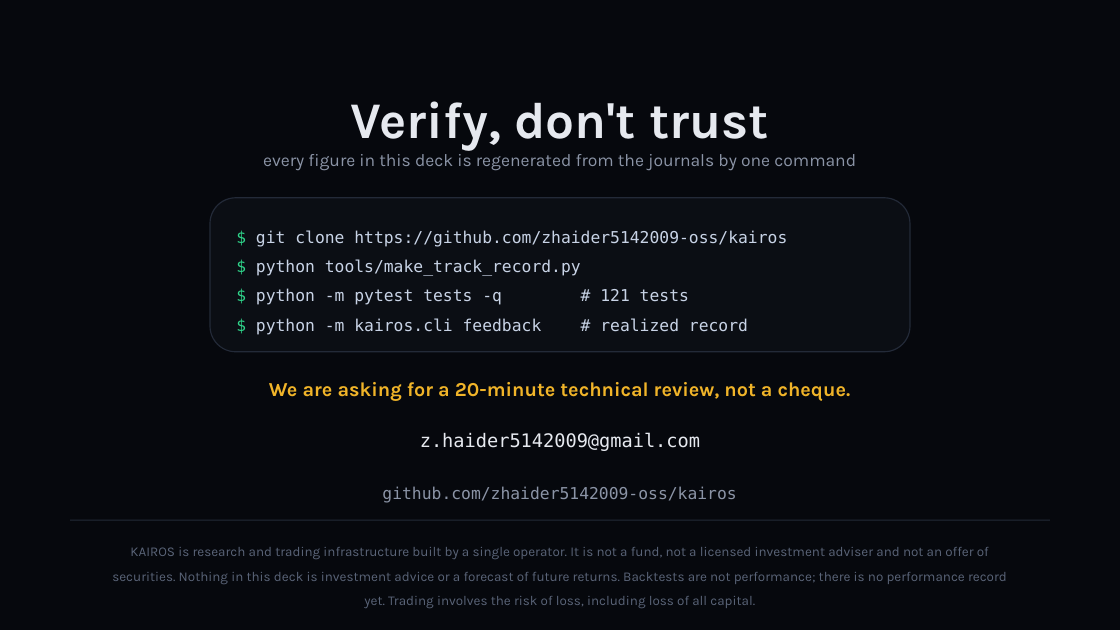
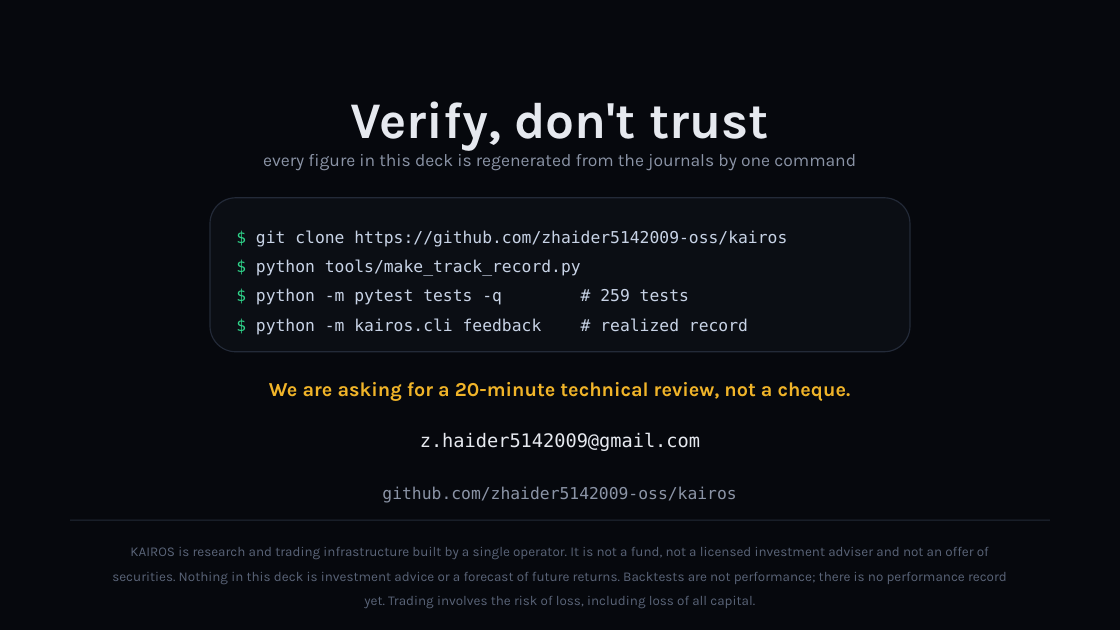
Before and after one commit to zhaider5142009-oss/kairos, a slide deck: slide 12 of docs/investors/KAIROS_Investor_Deck.pptx. Drawn at 1120x630 pixels with LibreOffice and Linux fonts; fonts in the diff are those of the drawing. Boxes give left, top, right and bottom in pixels: in the first picture for what was removed or moved away, otherwise in the second. Text is boxed around its words. In the diff, an @@ line names an element or a change of style, - is before the commit and + after.

```diff
--- a/docs/investors/KAIROS_Investor_Deck.pptx
+++ b/docs/investors/KAIROS_Investor_Deck.pptx
@@ text at <box>256,288,689,305</box>: text changed @@
-$ python -m pytest tests -q # 121 tests
+$ python -m pytest tests -q # 259 tests
```
Also in this commit, not shown: 5 other slides changed, 10 other files.
